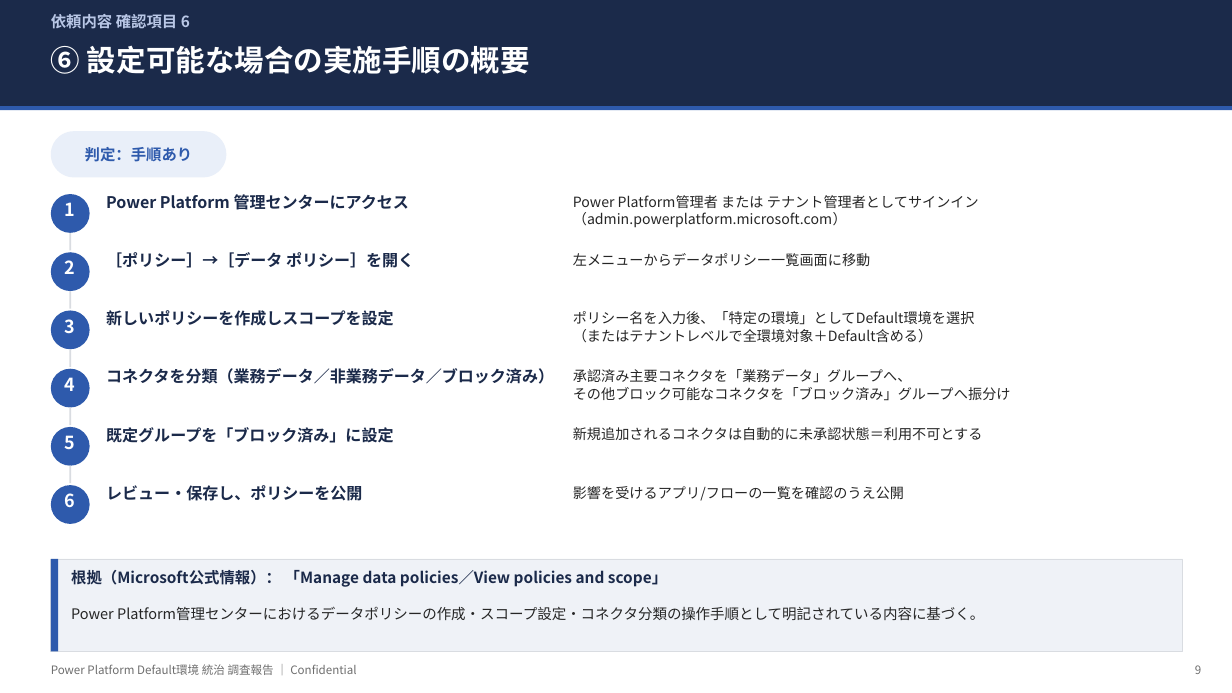
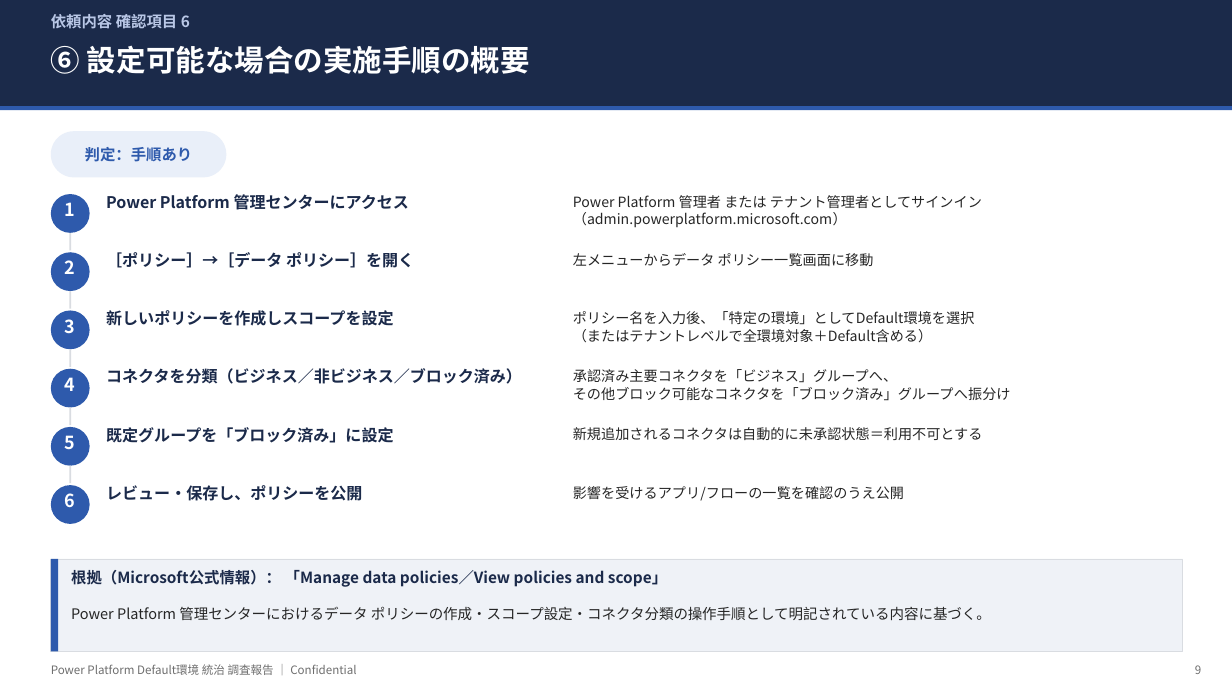
Before and after one commit to takuyanakamura881awc-beep/awc-naka881-repo, a slide deck: slide 9 of docs/PowerPlatform_DefaultEnv_Governance_Report.pptx. Drawn at 1232x693 pixels with LibreOffice and Linux fonts; fonts in the diff are those of the drawing. Boxes give left, top, right and bottom in pixels: in the first picture for what was removed or moved away, otherwise in the second. Text is boxed around its words. In the diff, an @@ line names an element or a change of style, - is before the commit and + after.

```diff
--- a/docs/PowerPlatform_DefaultEnv_Governance_Report.pptx
+++ b/docs/PowerPlatform_DefaultEnv_Governance_Report.pptx
@@ text at [573, 195, 982, 208]: spaces changed @@
-Power Platform管理者 または テナント管理者としてサインイン
+Power Platform 管理者 または テナント管理者としてサインイン
@@ text at [573, 253, 874, 266]: spaces changed @@
-左メニューからデータポリシー一覧画面に移動
+左メニューからデータ ポリシー一覧画面に移動
@@ text at [106, 368, 522, 384]: text changed @@
-コネクタを分類（業務データ／非業務データ／ブロック済み）
+コネクタを分類（ビジネス／非ビジネス／ブロック済み）
@@ text at [573, 369, 897, 383]: text changed @@
-承認済み主要コネクタを「業務データ」グループへ、
+承認済み主要コネクタを「ビジネス」グループへ、
@@ text at [71, 606, 991, 620]: spaces changed @@
-Power Platform管理センターにおけるデータポリシーの作成・スコープ設定・コネクタ分類の操作手順として明記されている内容に基づく。
+Power Platform 管理センターにおけるデータ ポリシーの作成・スコープ設定・コネクタ分類の操作手順として明記されている内容に基づく。
```
Also in this commit, not shown: 7 other slides changed.
